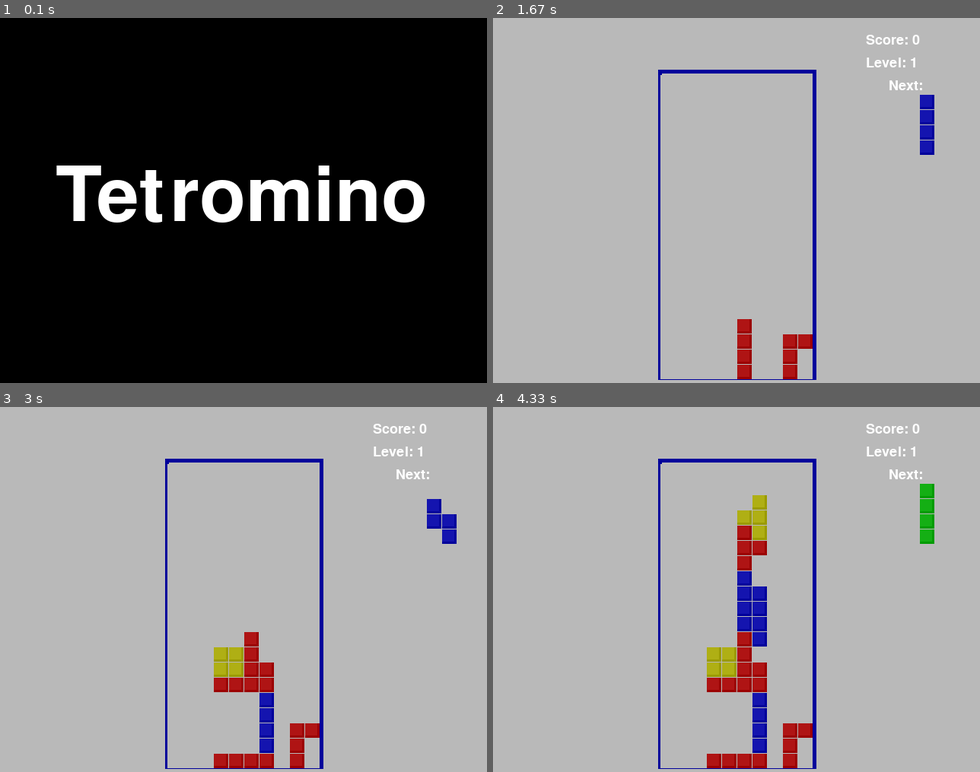
Above: before the commit, frames 1-4 (two rows, left to right).
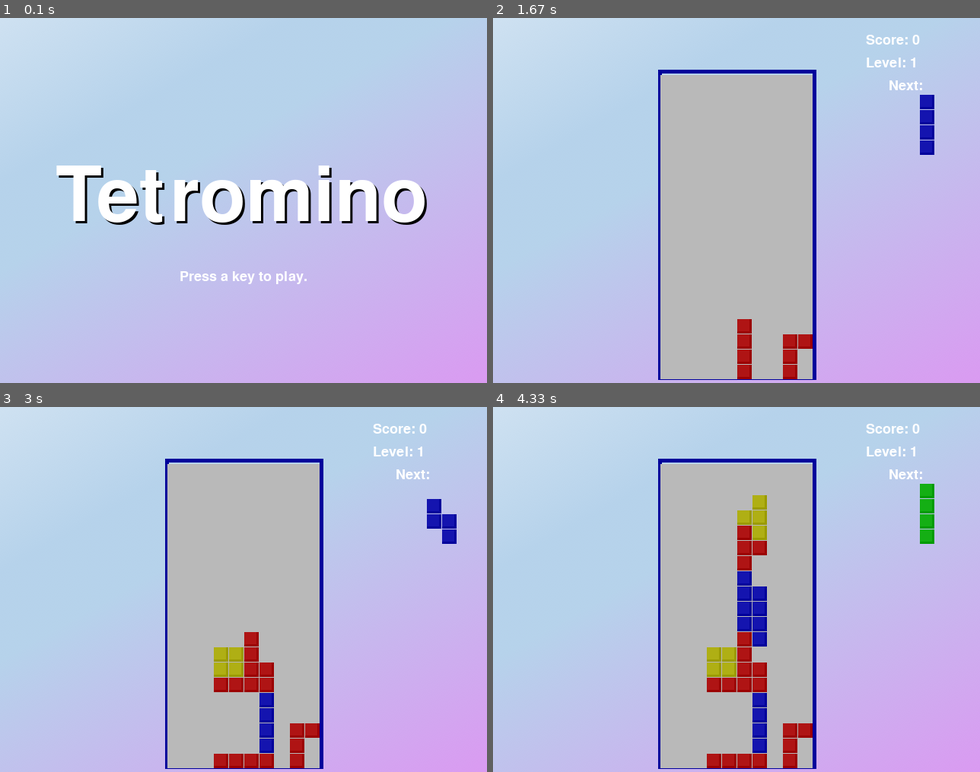
Above: after the commit, the same moments.

Repository: jinhalim/pygame.github.io
Game: pygame game, started from tetrs_pygame/newpygame/tetromino.py
Two runs of this game, one before a commit and one after it. Both use one fixed random seed, a clock stepped at 60 frames per second and the inputs below.
Inputs:
- Up to frame 1 (0.1 s): no input
- Up to frame 2 (1.67 s): tap Enter at 0.33 s; hold A 0.67-1.13 s; hold Right 0.67-1.13 s; hold Right 1.17-1.63 s; tap Space at 1.23, 1.53 s
- Up to frame 3 (3 s): hold Up 1.67-1.97 s; tap Space at 1.73, 2.07, 2.37, 2.57, 2.87 s; hold Right 2-2.47 s; hold Left from 2.5 s (still down)
- Up to frame 4 (4.33 s): release Left at 3.03 s; hold Down 3.07-3.37 s; tap Space at 3.13, 3.47, 3.9, 4.3 s; hold Left 3.4-3.8 s; hold Up 3.83-4.2 s; hold Right from 4.23 s (still down)

The runs differ from the first frame. In frame 1, 95% of the frame differs, in the area x 0-100%, y 0-100%; in frame 2, 72%; in frame 3, 72%; in frame 4, 72%.

Commit message:
bgimg change

Diff:
--- a/tetrs_pygame/newpygame/tetromino.py
+++ b/tetrs_pygame/newpygame/tetromino.py
@@ -150,6 +150,7 @@
           'O': O_SHAPE_TEMPLATE,
           'T': T_SHAPE_TEMPLATE}
 
+bg_image = pygame.image.load("bgimg.png")
 
 def main():
     global FPSCLOCK, DISPLAYSURF, BASICFONT, BIGFONT
@@ -158,8 +159,11 @@
     DISPLAYSURF = pygame.display.set_mode((WINDOWWIDTH, WINDOWHEIGHT))
     BASICFONT = pygame.font.Font('freesansbold.ttf', 18)
     BIGFONT = pygame.font.Font('freesansbold.ttf', 100)
+    mousex = 0
+    mousey = 0
+
     pygame.display.set_caption('Tetromino')
-
+    DISPLAYSURF.blit(bg_image,[0,0])
     showTextScreen('Tetromino')
     while True: # game loop
         # if random.randint(0, 1) == 0:
@@ -169,6 +173,7 @@
         # pygame.mixer.music.play(-1, 0.0)
         runGame()
         # pygame.mixer.music.stop()
+        DISPLAYSURF.blit(bg_image,[0,0])
         showTextScreen('Game Over')
 
 
@@ -186,7 +191,8 @@
 
     fallingPiece = getNewPiece()
     nextPiece = getNewPiece()
-    DISPLAYSURF.fill(BGCOLOR)
+    DISPLAYSURF.blit(bg_image,[0,0])
+    # DISPLAYSURF.fill(BGCOLOR)
     while True: # game loop
         if fallingPiece == None:
             # No falling piece in play, so start a new piece at the top
@@ -215,8 +221,6 @@
                     movingRight = False
                 elif (event.key == K_DOWN or event.key == K_s):
                     movingDown = False
-                elif (event.type == K_o):
-                    DISPLAYSURF.fill((185-2*score, 185-2*score, 185-2*score))
 
             elif event.type == KEYDOWN:
                 # moving the piece sideways
@@ -286,7 +290,8 @@
                 lastFallTime = time.time()
 
         # drawing everything on the screen
-        DISPLAYSURF.fill(BGCOLOR)
+        # DISPLAYSURF.fill(BGCOLOR)
+        DISPLAYSURF.blit(bg_image,[0,0])
         drawBoard(board)
         drawStatus(score, level)
         drawNextPiece(nextPiece)
@@ -296,6 +301,21 @@
         pygame.display.update()
         FPSCLOCK.tick(FPS)
 
+
+def coverBoxesAnimation(board, boxesToCover):
+    for coverage in range(0, BOXSIZE + REVEALSPEED, REVEALSPEED):
+        drawBoxCovers(board, boxesToCover, coverage)
+
+
+def drawBoard(board, revealed):
+    for boxx in range(BOARDWIDTH):
+        for boxy in range(BOARDHEIGHT):
+            left, top = leftTopCoordsOfBox(boxx, boxy)
+            if not revealed[boxx][boxy]:
+                pygame.draw.rect(DISPLAYSURF, BOXCOLOR, (left, top, BOXSIZE, BOXSIZE))
+            else:
+                shape, color = getShapeAndColor(board, boxx, boxy)
+                drawIcon(shape, color, boxx, boxy)
 
 def makeTextObjs(text, font, color):
     surf = font.render(text, True, color)
@@ -333,7 +353,7 @@
     DISPLAYSURF.blit(titleSurf, titleRect)
 
     # Draw the additional "Press a key to play." text.
-    pressKeySurf, pressKeyRect = makeTextObjs('Press a key to play.', BASICFONT, BLACK)
+    pressKeySurf, pressKeyRect = makeTextObjs('Press a key to play.', BASICFONT, WHITE)
     pressKeyRect.center = (int(WINDOWWIDTH / 2), int(WINDOWHEIGHT / 2) + 100)
     DISPLAYSURF.blit(pressKeySurf, pressKeyRect)
 
Binary file added: tetrs_pygame/newpygame/bgimg.png
Not shown, changed: .DS_Store
